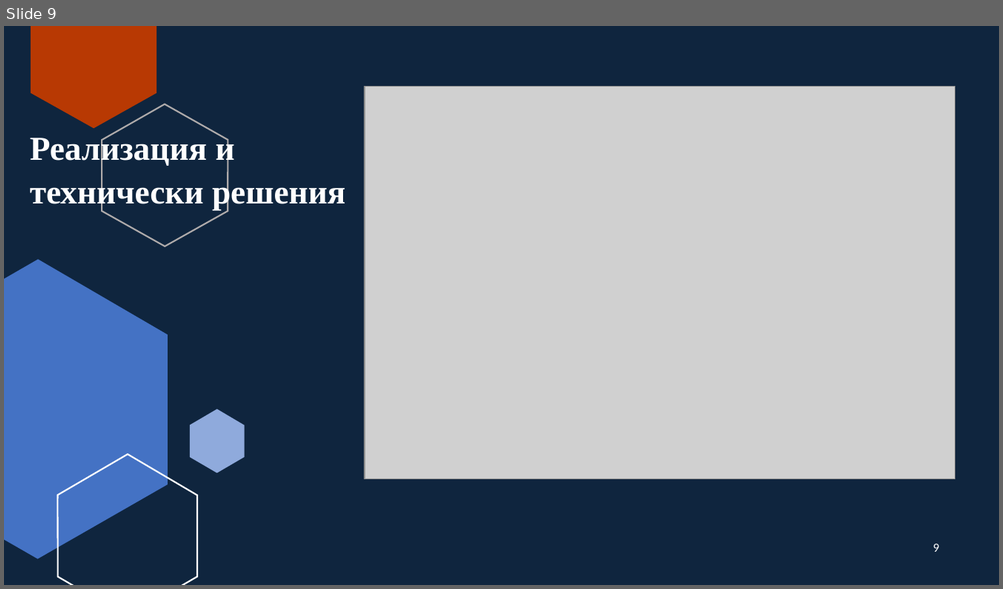
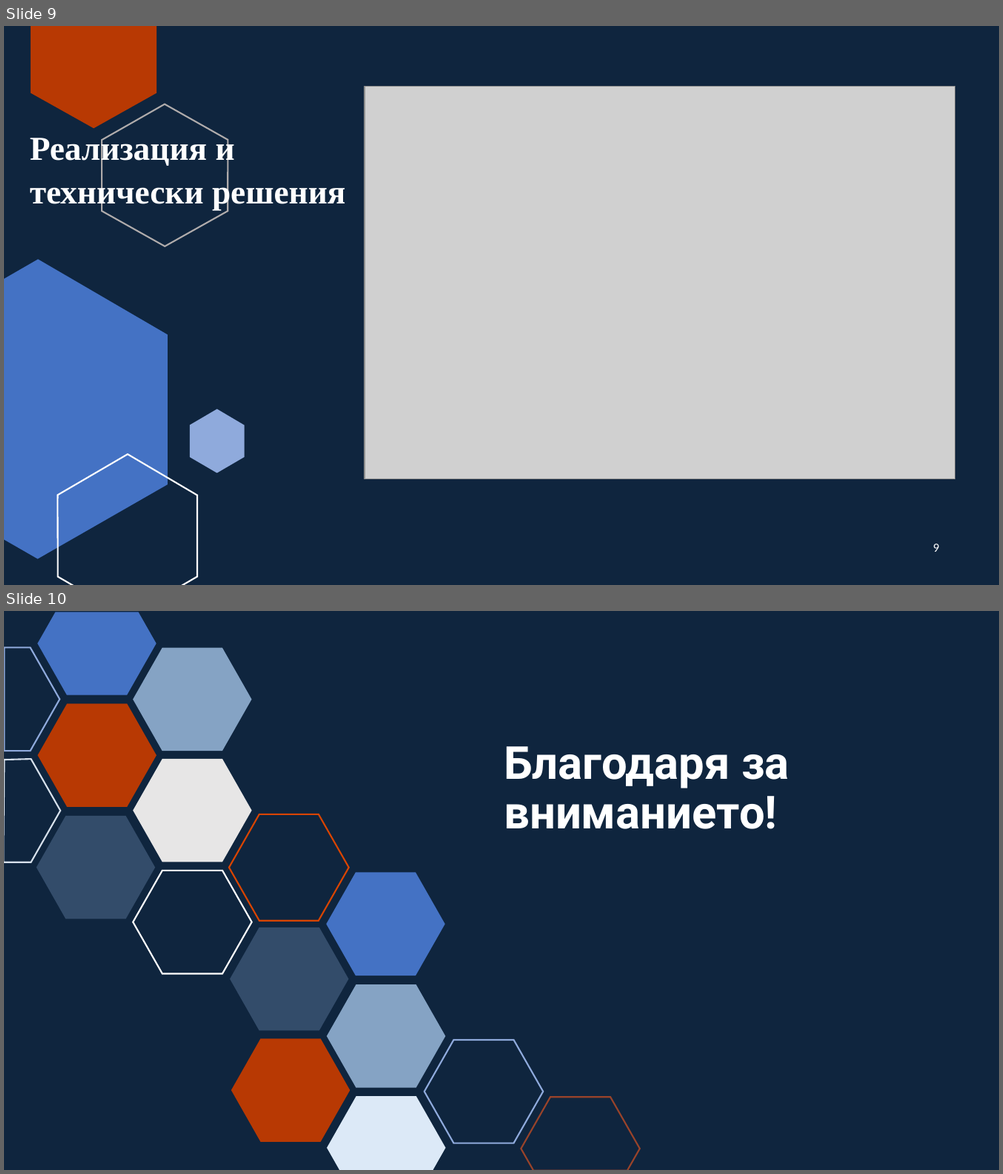
Before and after one commit to pgee-dzi2024/ThemeSP_2616, a slide deck: DR/Защита.pptx. Shown one above the other, each under a label of ours: slide 9 before the commit, slides 9 and 10 after it. The pictures are 1003x589 and 1003x1174 pixels, drawn with LibreOffice and Linux fonts; fonts in the diff are those of the drawing; grey boxes stand for pictures. Boxes give left, top, right and bottom in pixels: in the first picture for what was removed or moved away, otherwise in the second. Text is boxed around its words. In the diff, an @@ line names an element or a change of style, - is before the commit and + after.

```diff
--- a/DR/Защита.pptx
+++ b/DR/Защита.pptx
@@ slide 10 added at [4,611,999,1170], background #0F253E @@
@@ freeform shape added at [37,612,156,695], fill #4472C4 @@
@@ freeform shape added at [4,647,60,752], outline #8FAADC 1.5 pt @@
@@ hexagon added at [133,647,252,752], fill #85A3C4 @@
@@ hexagon added at [37,703,156,807], fill #B83903 @@
@@ freeform shape added at [4,760,60,863], outline #D6E0EB 1.5 pt @@
@@ hexagon added at [133,759,252,863], fill #E7E6E6 @@
@@ title added at [504,746,789,829], 44 pt, text #FFFFFF, bold @@
+Благодаря за вниманието!
@@ hexagon added at [36,816,155,920], fill #334C6A @@
@@ hexagon added at [229,815,349,921], outline #D84400 1.5 pt @@
@@ hexagon added at [133,871,252,974], outline #FFFFFF 1.5 pt @@
@@ hexagon added at [327,873,445,977], fill #4472C4 @@
@@ hexagon added at [230,927,349,1031], fill #334C6A @@
@@ hexagon added at [327,985,445,1088], fill #85A3C4 @@
@@ hexagon added at [231,1039,350,1143], fill #B83903 @@
@@ hexagon added at [424,1040,543,1144], outline #8FAADC 1.5 pt @@
@@ freeform shape added at [327,1096,446,1170], fill #DCE9F7 @@
@@ freeform shape added at [521,1097,640,1170], outline #98432A 1.5 pt @@
```
Also in this commit, not shown: 1 slide changed, 1 slide removed.
